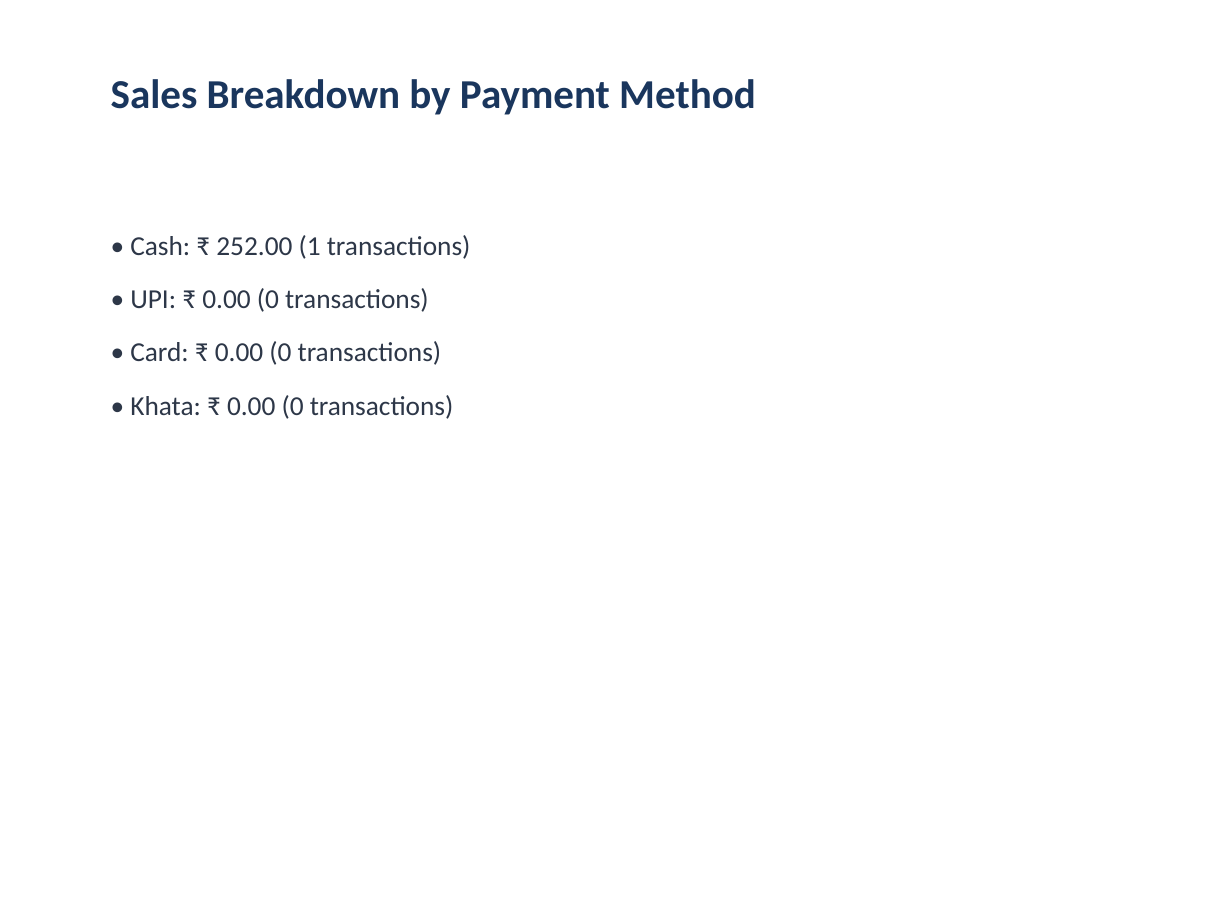
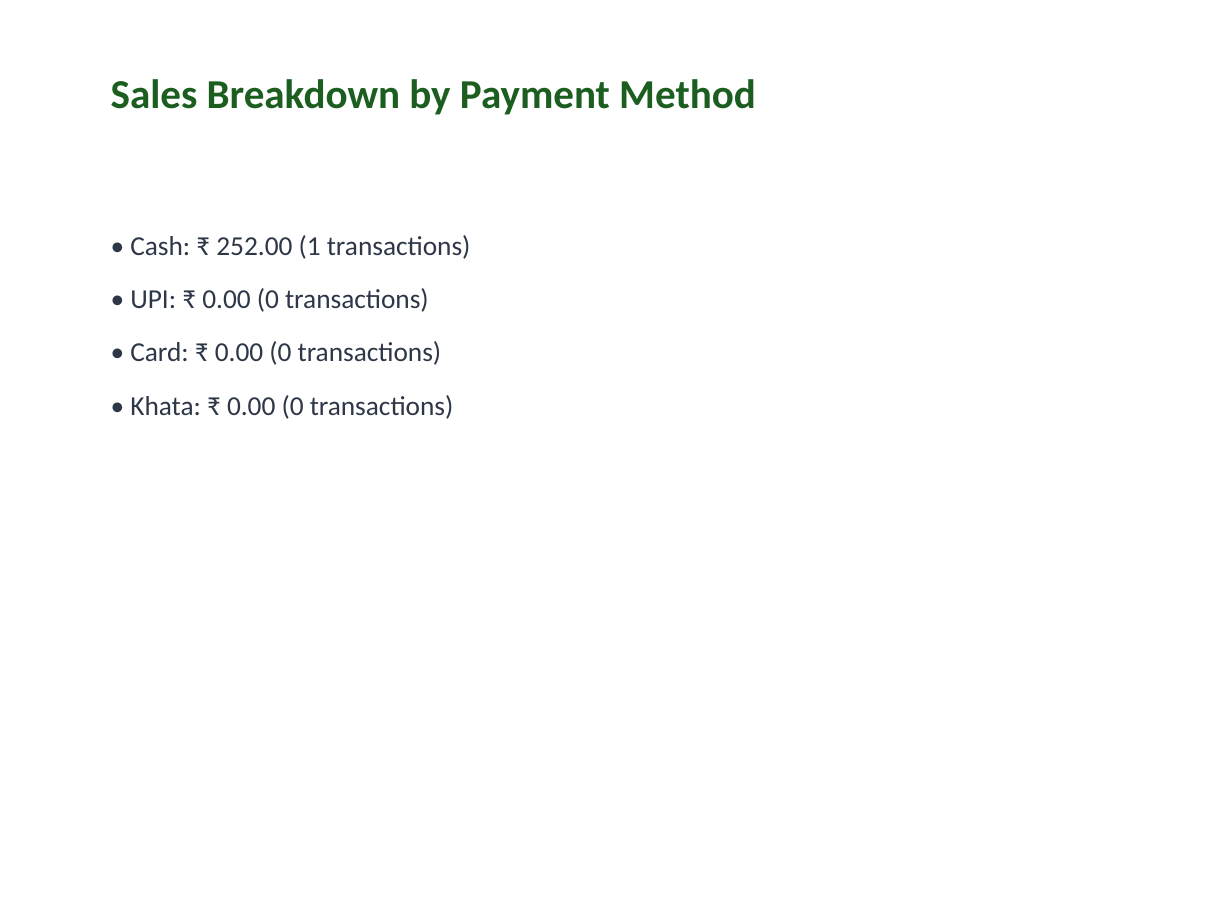
Before and after one commit to DUSHAR-B-12/Supermarket_Ops_Agent, a slide deck: slide 2 of app/artifacts/decks/Sales_Analysis_2026-09-05.pptx. Drawn at 1232x924 pixels with LibreOffice and Linux fonts; fonts in the diff are those of the drawing. Boxes give left, top, right and bottom in pixels: in the first picture for what was removed or moved away, otherwise in the second. Text is boxed around its words. In the diff, an @@ line names an element or a change of style, - is before the commit and + after.

```diff
--- a/app/artifacts/decks/Sales_Analysis_2026-09-05.pptx
+++ b/app/artifacts/decks/Sales_Analysis_2026-09-05.pptx
@@ text "Sales Breakdown by Payment Method" at [111,79,756,115]: text colour #1A365D to #1B5E20 @@
```
Also in this commit, not shown: 5 other slides changed, 9 other files.
